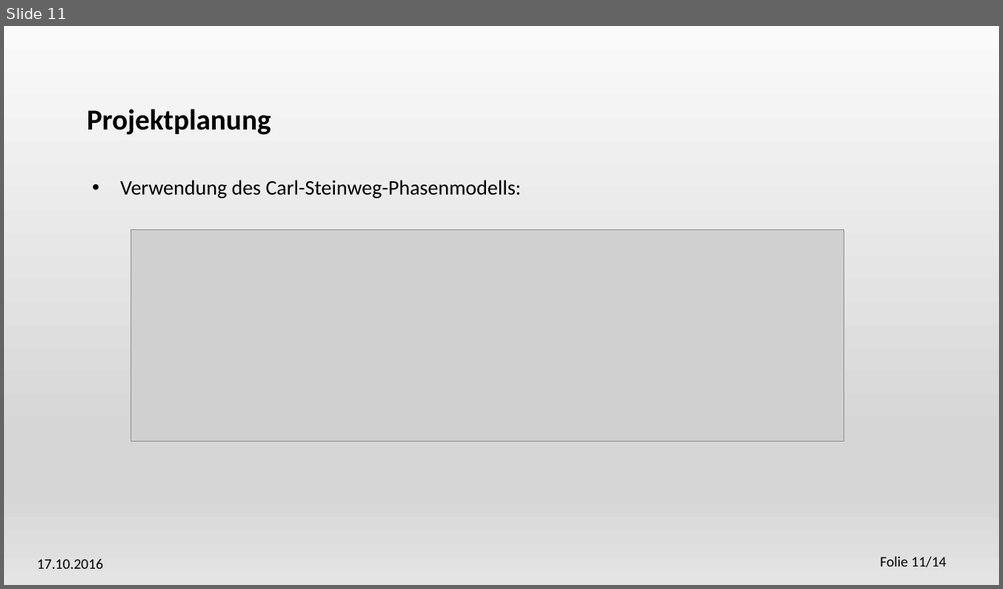
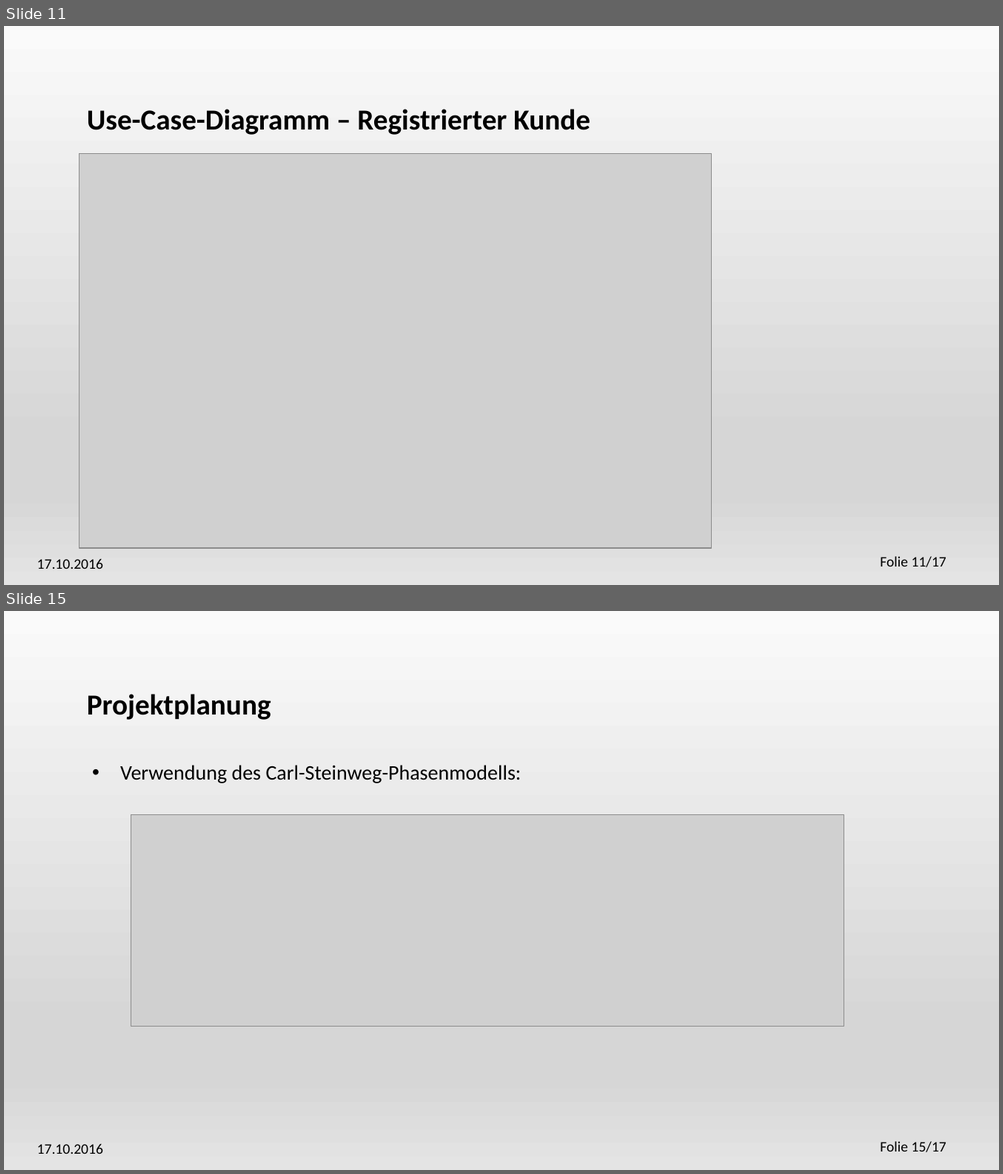
Before and after one commit to Festiva-Team/festiva_documents, a slide deck: Festiva.pptx. Shown one above the other, each under a label of ours: slide 11 before the commit, slides 11 and 15 after it; the slides between them are not shown. The pictures are 1003x589 and 1003x1174 pixels, drawn with LibreOffice and Linux fonts; fonts in the diff are those of the drawing; grey boxes stand for pictures. Boxes give left, top, right and bottom in pixels: in the first picture for what was removed or moved away, otherwise in the second. Text is boxed around its words. In the diff, an @@ line names an element or a change of style, - is before the commit and + after.

Commit message:
Ergänzung Fachkonzept und Präsentation, Finalisieren der Use-Case Diagramme

```diff
--- a/Festiva.pptx
+++ b/Festiva.pptx
@@ slide 11 added at (4, 26, 999, 585), background gradient #FAFAFA to #D7D7D7 to #E4E4E4; not listed: 2 template elements that a slide beside it also shows @@
@@ text added at (87, 109, 590, 135), 28 pt, text #000000, bold @@
+Use-Case-Diagramm – Registrierter Kunde
@@ picture added at (79, 153, 711, 549) @@
@@ what was slide 11 is now slide 15 @@
@@ page number at (879, 1142, 946, 1153): text changed @@
-Folie 11/14
+Folie 15/17
```
Also in this commit, not shown: 1 slide changed, 4 other slides added, 1 slide removed, 8 other files.
